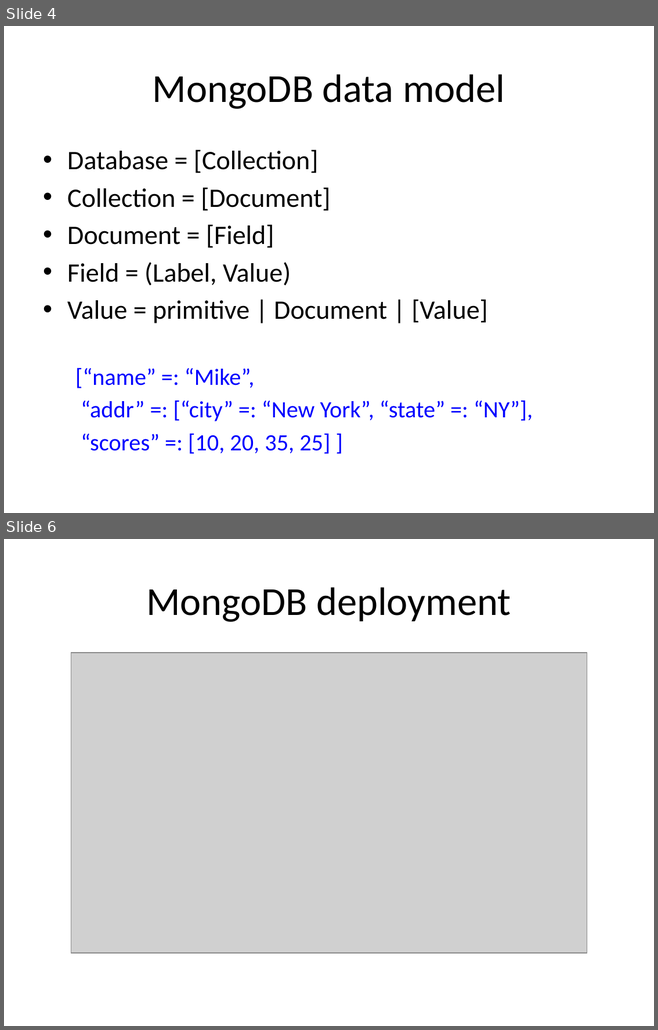
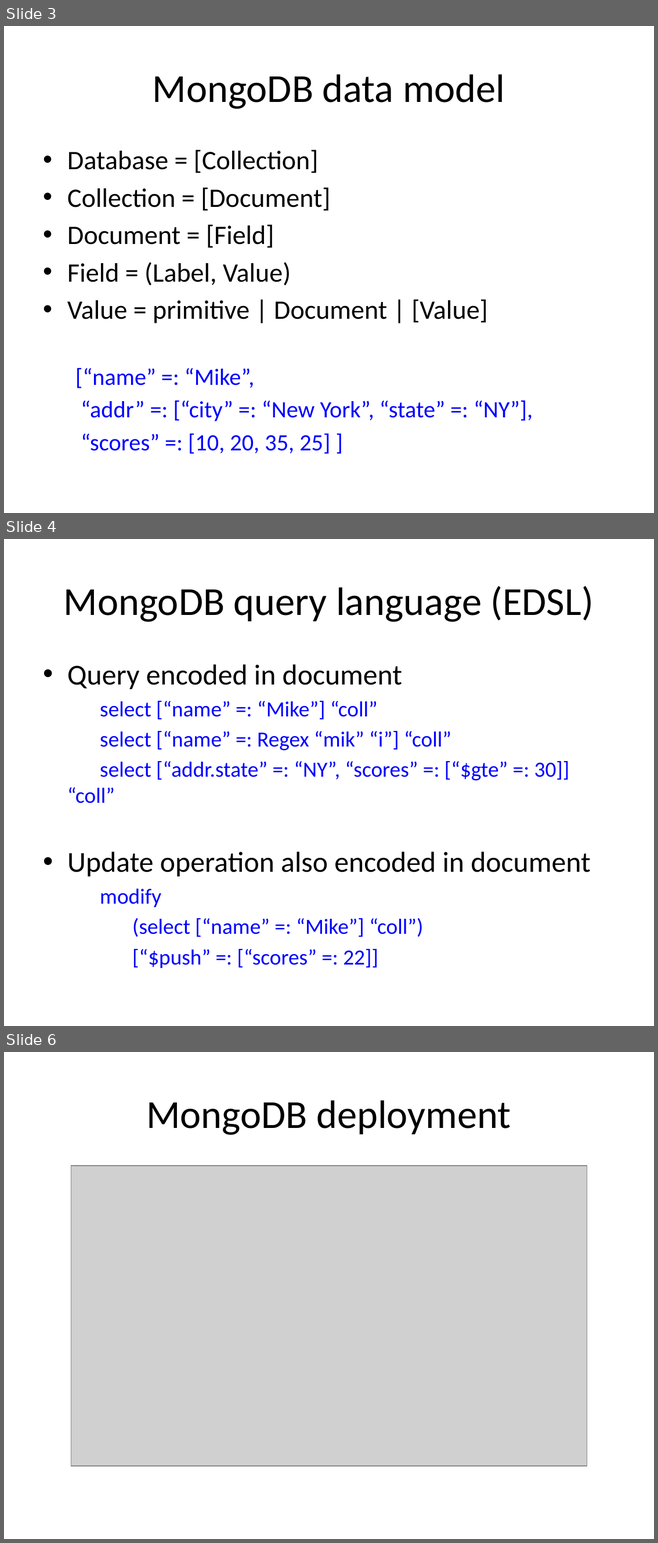
Before and after one commit to mongodb-haskell/mongodb, a slide deck: doc/MongoDBIntro.pptx. Shown one above the other, each under a label of ours: slides 4 and 6 before the commit, slides 3, 4 and 6 after it; the slides between them are not shown. The pictures are 658x1030 and 658x1543 pixels, drawn with LibreOffice and Linux fonts; fonts in the diff are those of the drawing; grey boxes stand for pictures. Boxes give left, top, right and bottom in pixels: in the first picture for what was removed or moved away, otherwise in the second. Text is boxed around its words. In the diff, an @@ line names an element or a change of style, - is before the commit and + after.

```diff
--- a/doc/MongoDBIntro.pptx
+++ b/doc/MongoDBIntro.pptx
@@ slide 4 added at [4,539,654,1026], background #FFFFFF @@
@@ title added at [64,586,593,622], 44 pt, text #000000 @@
+MongoDB query language (EDSL)
@@ text added at [67,664,590,968], 24 pt, text #0000FF @@
+• Query encoded in document
+select [“name” =: “Mike”] “coll”
+select [“name” =: Regex “mik” “i”] “coll”
+select [“addr.state” =: “NY”, “scores” =: [“$gte” =: 30]] “coll”
+• Update operation also encoded in document
+modify
+(select [“name” =: “Mike”] “coll”)
+[“$push” =: [“scores” =: 22]]
@@ what was slide 4 is now slide 3 @@
```
Also in this commit, not shown: 1 slide changed, 1 slide removed, 2 other files.
